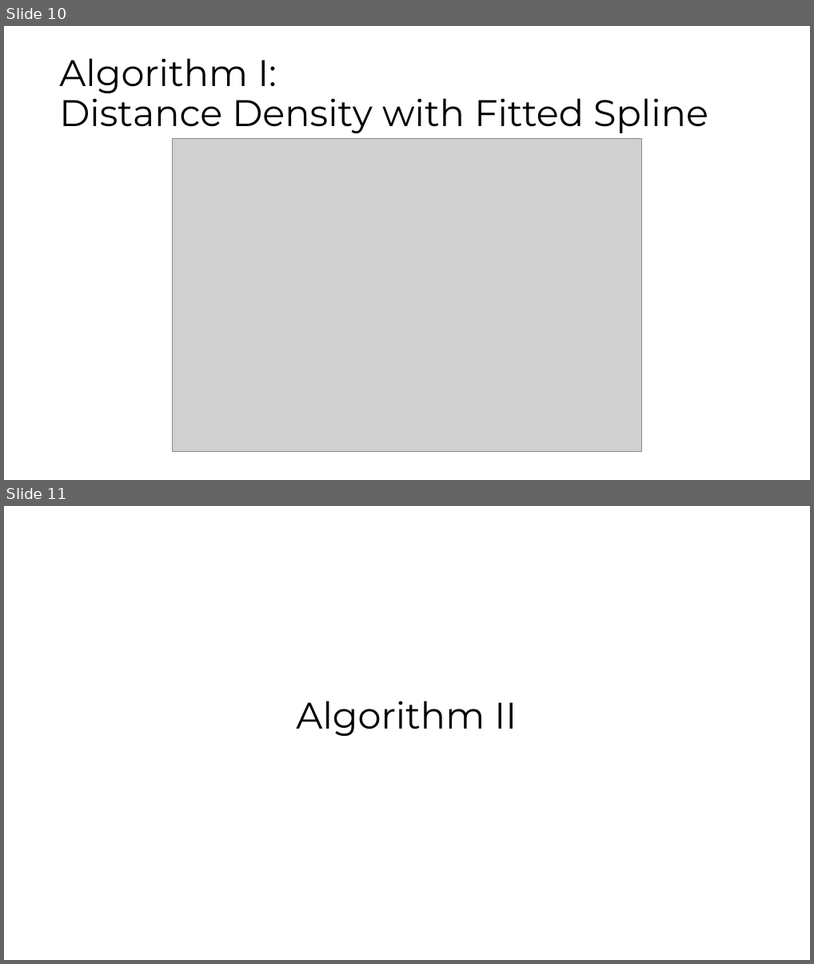
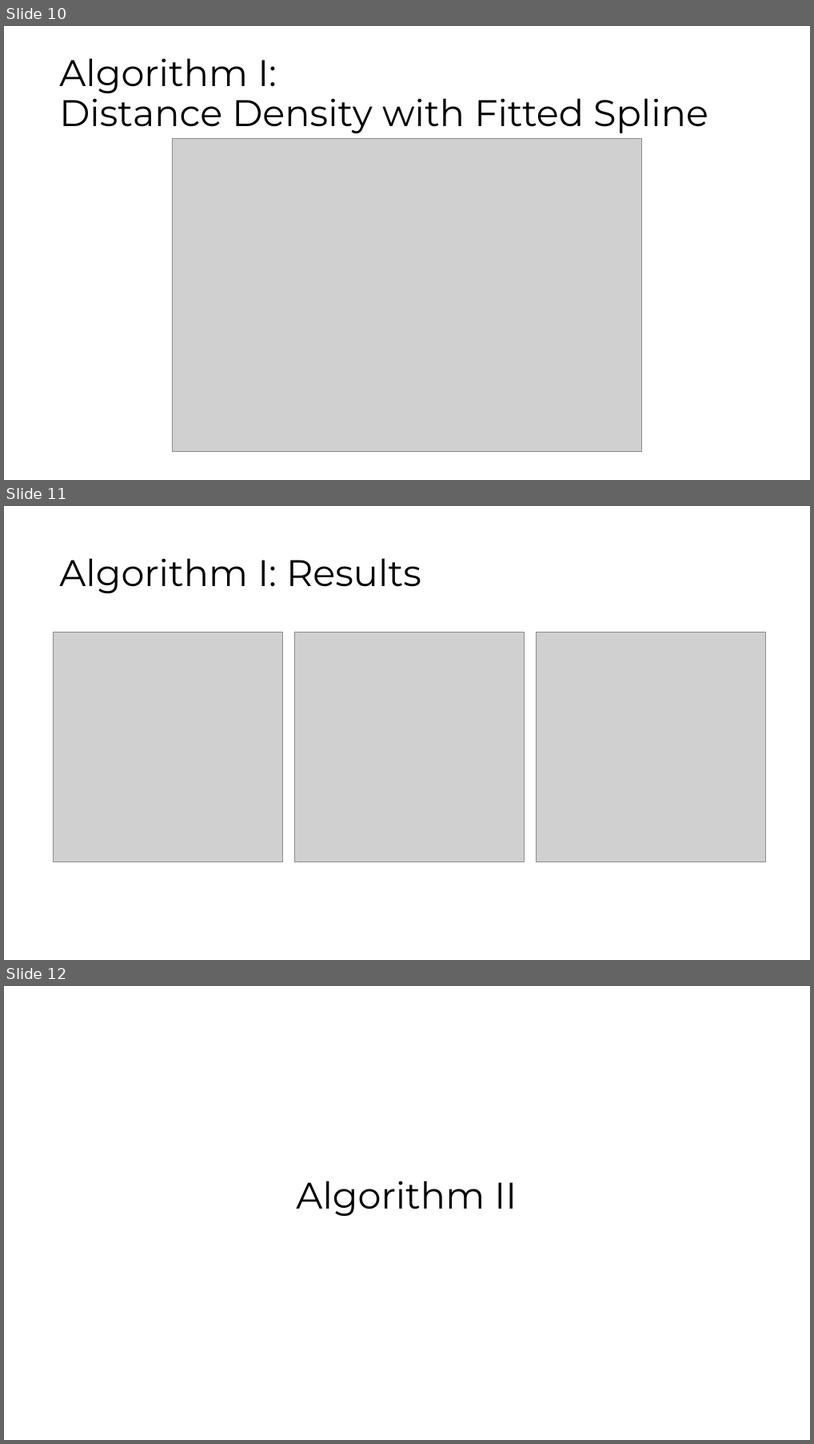
Before and after one commit to ibhojwani/seip_big_data, a slide deck: Presentation.pptx. Shown one above the other, each under a label of ours: slides 10 and 11 before the commit, slides 10, 11 and 12 after it. The pictures are 814x964 and 814x1444 pixels, drawn with LibreOffice and Linux fonts; fonts in the diff are those of the drawing; grey boxes stand for pictures. Boxes give left, top, right and bottom in pixels: in the first picture for what was removed or moved away, otherwise in the second. Text is boxed around its words. In the diff, an @@ line names an element or a change of style, - is before the commit and + after.

```diff
--- a/Presentation.pptx
+++ b/Presentation.pptx
@@ slide 11 added at [4,506,810,960], background #FFFFFF @@
@@ title added at [59,558,422,594], 44 pt, text #000000 @@
+Algorithm I: Results
@@ picture added at [54,632,283,861] @@
@@ picture added at [295,632,525,862] @@
@@ picture added at [536,632,766,862] @@
@@ what was slide 11 is now slide 12 @@
```
Also in this commit, not shown: 2 slides changed, 1 other file.
